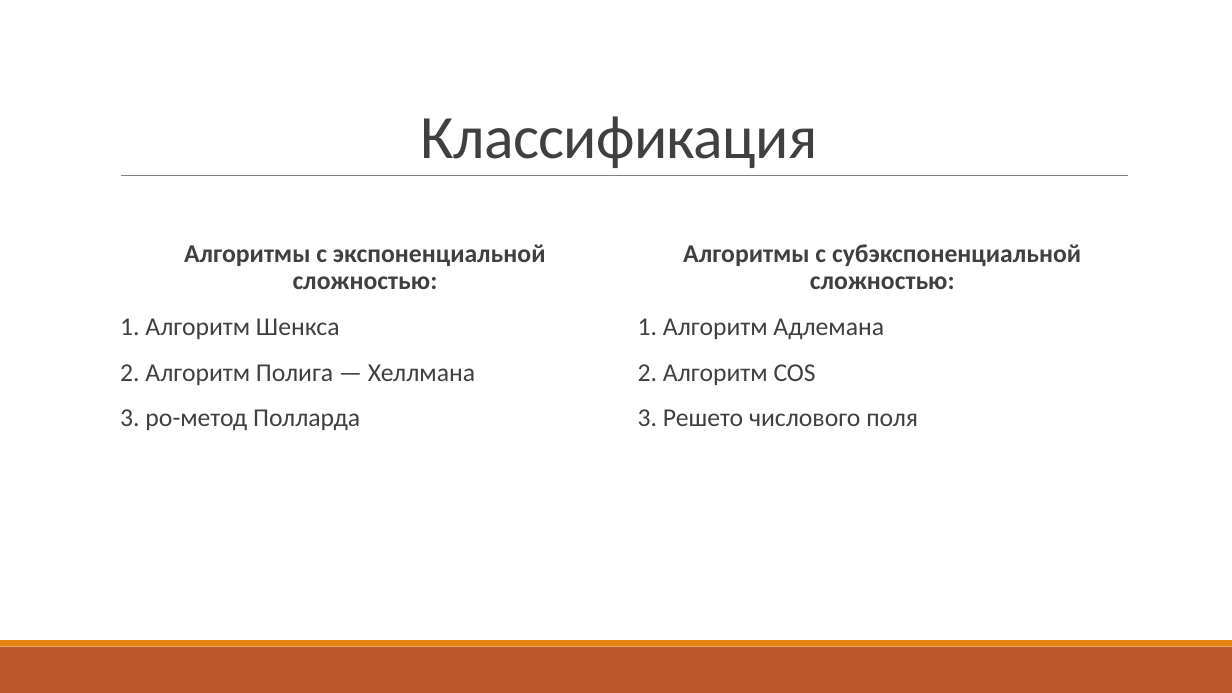
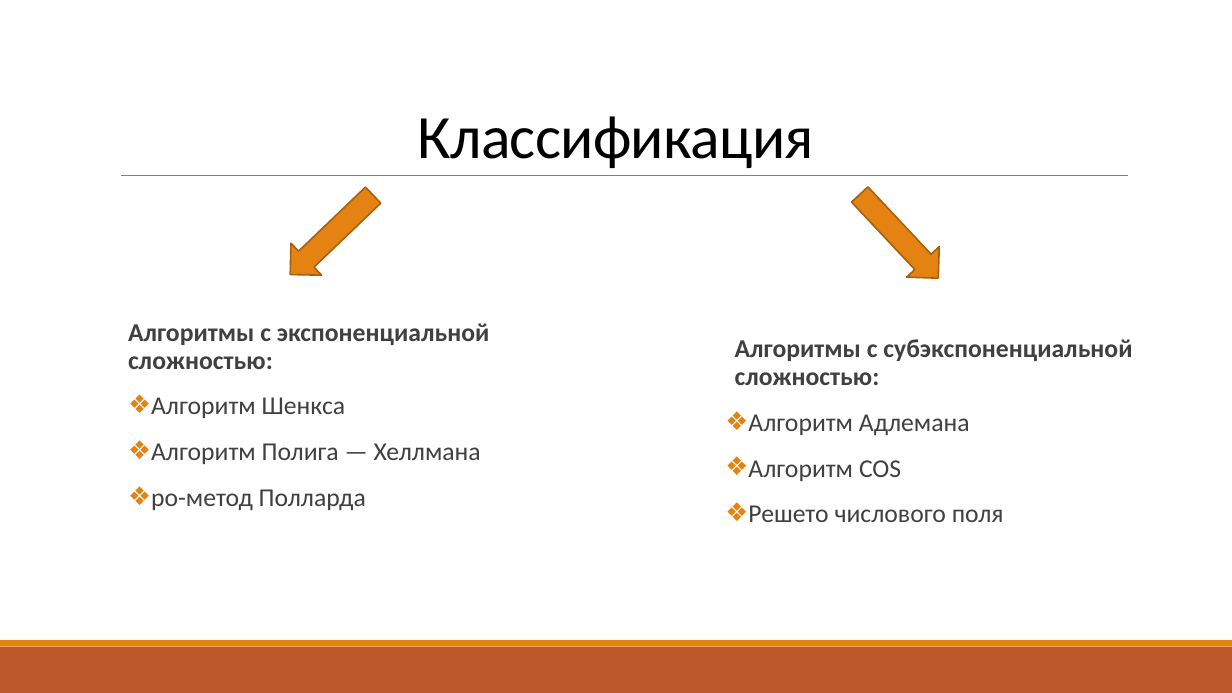
Before and after one commit to VitasVital/Bachelor_course, a slide deck: slide 6 of Maga4Sem/ВКР/Защита ВКР/Для сдачи ВКР/Гусев В.Е. 09-335 ВКР магистерская работа.pptx. Drawn at 1232x693 pixels with LibreOffice and Linux fonts; fonts in the diff are those of the drawing. Boxes give left, top, right and bottom in pixels: in the first picture for what was removed or moved away, otherwise in the second. Text is boxed around its words. In the diff, an @@ line names an element or a change of style, - is before the commit and + after.

```diff
--- a/Maga4Sem/ВКР/Защита ВКР/Для сдачи ВКР/Гусев В.Е. 09-335 ВКР магистерская работа.pptx
+++ b/Maga4Sem/ВКР/Защита ВКР/Для сдачи ВКР/Гусев В.Е. 09-335 ВКР магистерская работа.pptx
@@ title "Классификация" at [418,116,814,168]: text colour #404040 to #000000 @@
@@ down arrow added at [275,179,389,290], fill #E48312, outline #A9610D 1.25 pt @@
@@ down arrow added at [844,180,955,294], fill #E48312, outline #A9610D 1.25 pt @@
@@ text "Алгоритмы с субэкспоненциальной сложностью:": place and size @@
-text "Алгоритмы с субэкспоненциальной сложностью:" at [638,244,1081,426]
+text "Алгоритмы с субэкспоненциальной сложностью:" at [735,339,1132,522]
@@ text at [128,323,490,369]: alignment centre to left; bullet   to none @@
@@ text "Алгоритмы с экспоненциальной сложностью:": place and size @@
-text "Алгоритмы с экспоненциальной сложностью:" at [120,244,546,431]
+text "Алгоритмы с экспоненциальной сложностью:" at [128,323,490,511]
@@ text at [735,339,1132,385]: alignment centre to left @@
@@ text at [151,397,481,511]: text changed @@
-  1. Алгоритм Шенкса
-  2. Алгоритм Полига — Хеллмана
-  3. ро-метод Полларда
+❖ Алгоритм Шенкса
+❖ Алгоритм Полига — Хеллмана
+❖ ро-метод Полларда
@@ text at [748,414,1004,522]: text changed @@
-  1. Алгоритм Адлемана
-  2. Алгоритм COS
-  3. Решето числового поля
+❖ Алгоритм Адлемана
+❖ Алгоритм COS
+❖ Решето числового поля
```
Also in this commit, not shown: 10 other slides changed, 1 slide added, 1 slide removed, 1 other file.
